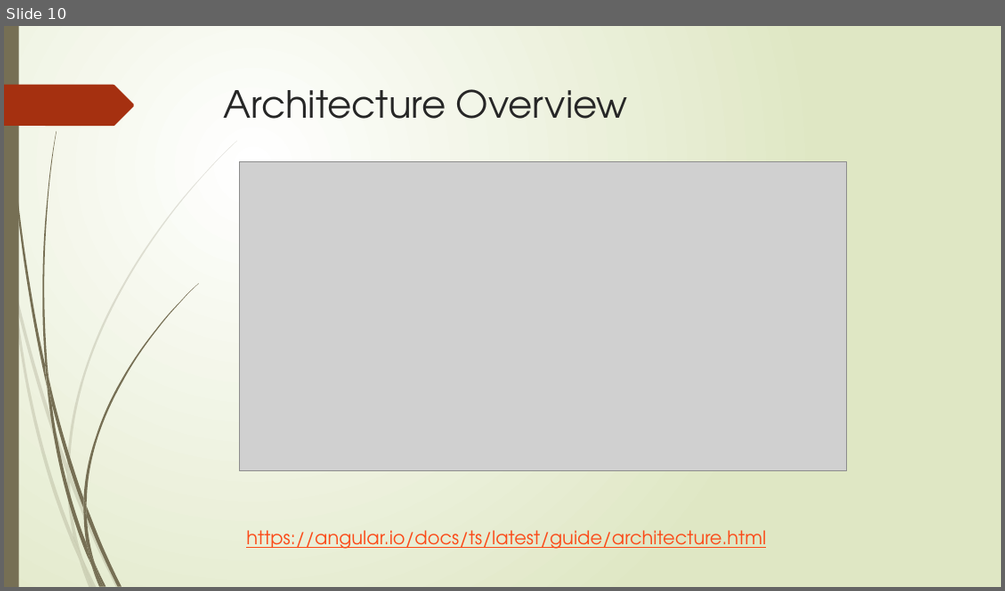
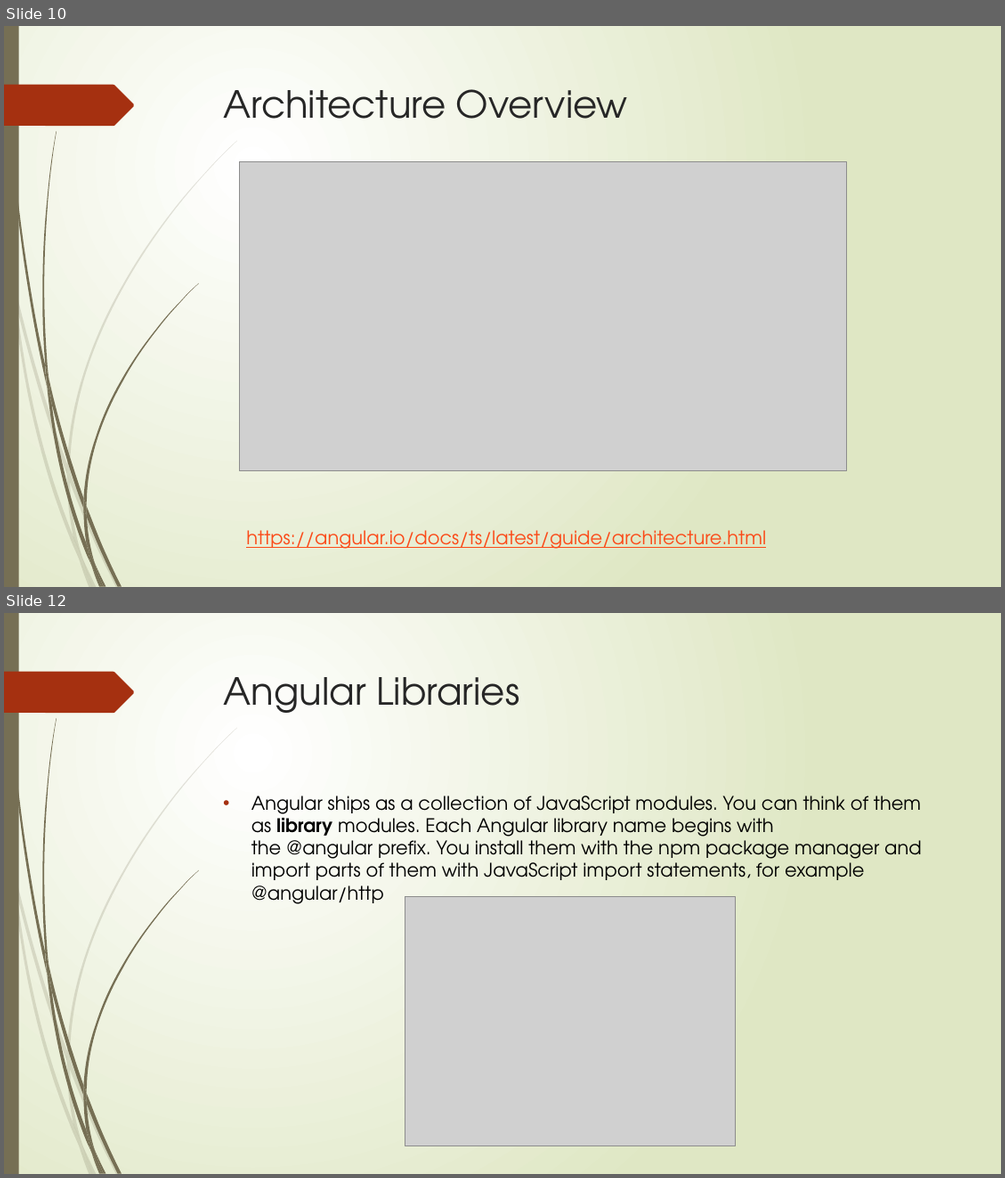
Before and after one commit to ebrumley-dbs/angular-pres, a slide deck: UsingAngularAndHTTP.pptx. Shown one above the other, each under a label of ours: slide 10 before the commit, slides 10 and 12 after it; the slides between them are not shown. The pictures are 1005x591 and 1005x1178 pixels, drawn with LibreOffice and Linux fonts; fonts in the diff are those of the drawing; grey boxes stand for pictures. Boxes give left, top, right and bottom in pixels: in the first picture for what was removed or moved away, otherwise in the second. Text is boxed around its words. In the diff, an @@ line names an element or a change of style, - is before the commit and + after.

```diff
--- a/UsingAngularAndHTTP.pptx
+++ b/UsingAngularAndHTTP.pptx
@@ slide 12 added at [4, 613, 1001, 1174], background gradient #FFFFFF to #DFE8C4; not listed: 24 template elements that a slide beside it also shows @@
@@ title added at [224, 677, 519, 713], 36 pt, text #262626 @@
+Angular Libraries
@@ text added at [251, 795, 922, 904], 18 pt, text #000000 @@
+• Angular ships as a collection of JavaScript modules. You can think of them as library modules. Each Angular library name begins with the @angular prefix. You install them with the npm package manager and import parts of them with JavaScript import statements, for example @angular/http
@@ picture added at [404, 896, 736, 1145] @@
```
Also in this commit, not shown: 3 slides changed, 6 other slides added, 1 other file.
